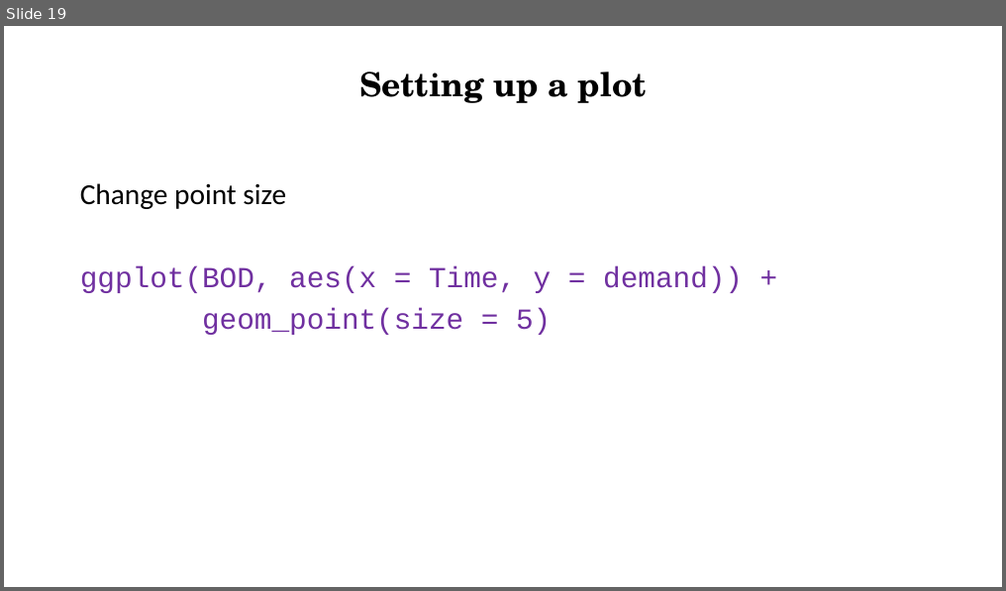
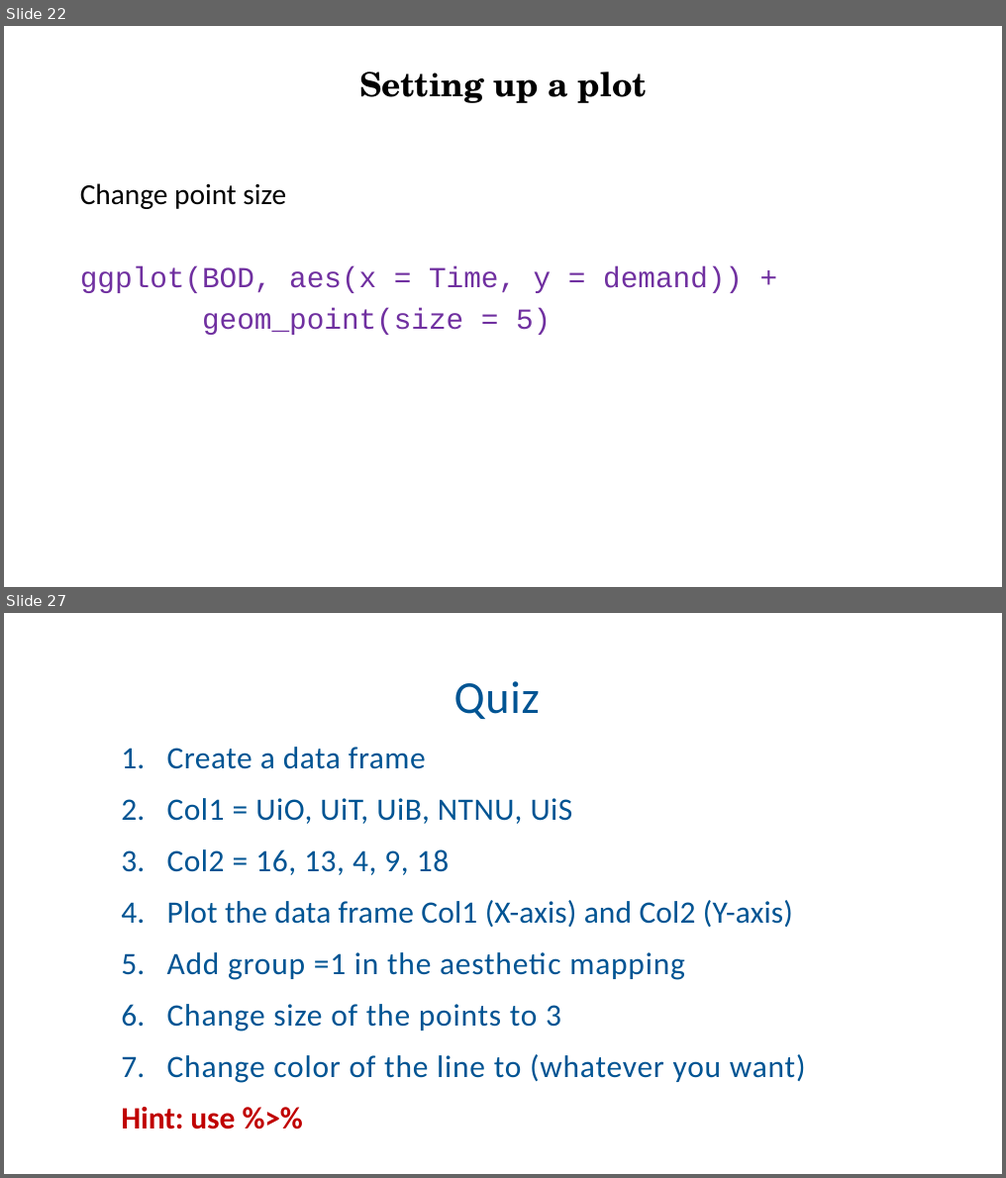
Before and after one commit to Ahmedbargheet/R-for-beginners_UiT, a slide deck: R_workshop_4.ppt. Shown one above the other, each under a label of ours: slide 19 before the commit, slides 22 and 27 after it; the slides between them are not shown. The pictures are 1006x591 and 1006x1178 pixels, drawn with LibreOffice and Linux fonts; fonts in the diff are those of the drawing; background and template pictures are left out. Boxes give left, top, right and bottom in pixels: in the first picture for what was removed or moved away, otherwise in the second. Text is boxed around its words. In the diff, an @@ line names an element or a change of style, - is before the commit and + after.

```diff
--- a/R_workshop_4.ppt
+++ b/R_workshop_4.ppt
@@ slide 27 added at [4,613,1002,1174], background picture (left out) @@
@@ title added at [454,681,540,719], 44 pt, text #005493 @@
+Quiz
@@ text added at [121,747,806,1130], 30 pt, text #005493 @@
+1. Create a data frame
+2. Col1 = UiO, UiT, UiB, NTNU, UiS
+3. Col2 = 16, 13, 4, 9, 18
+4. Plot the data frame Col1 (X-axis) and Col2 (Y-axis)
+5. Add group =1 in the aesthetic mapping
+6. Change size of the points to 3
+7. Change color of the line to (whatever you want)
+Hint: use %>%
@@ what was slide 19 is now slide 22 @@
```
Also in this commit, not shown: 5 slides changed, 12 other slides added, 59 slides removed.
